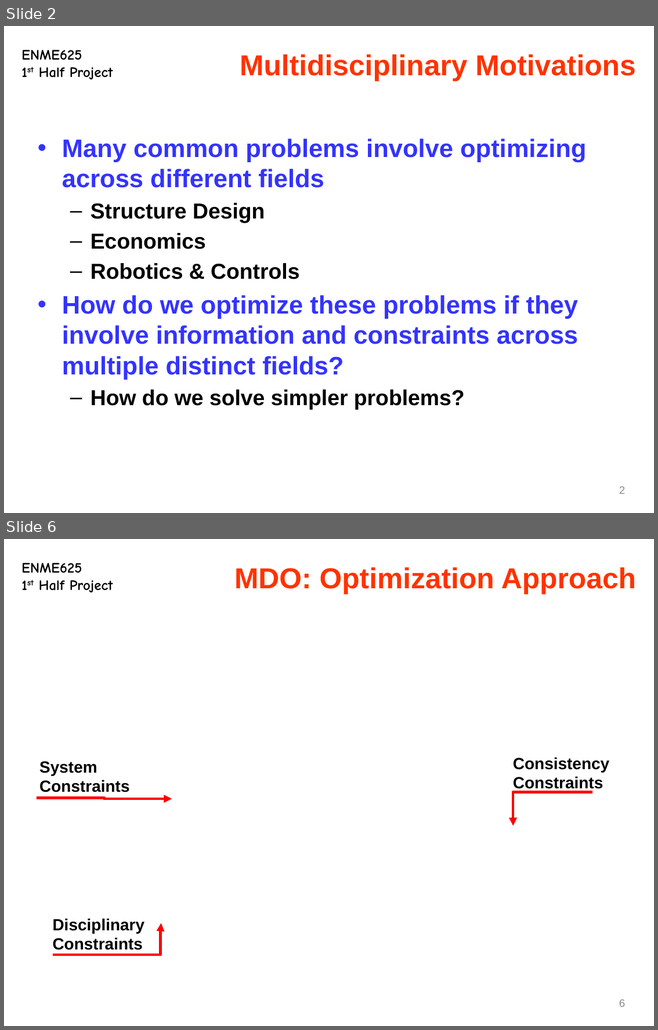
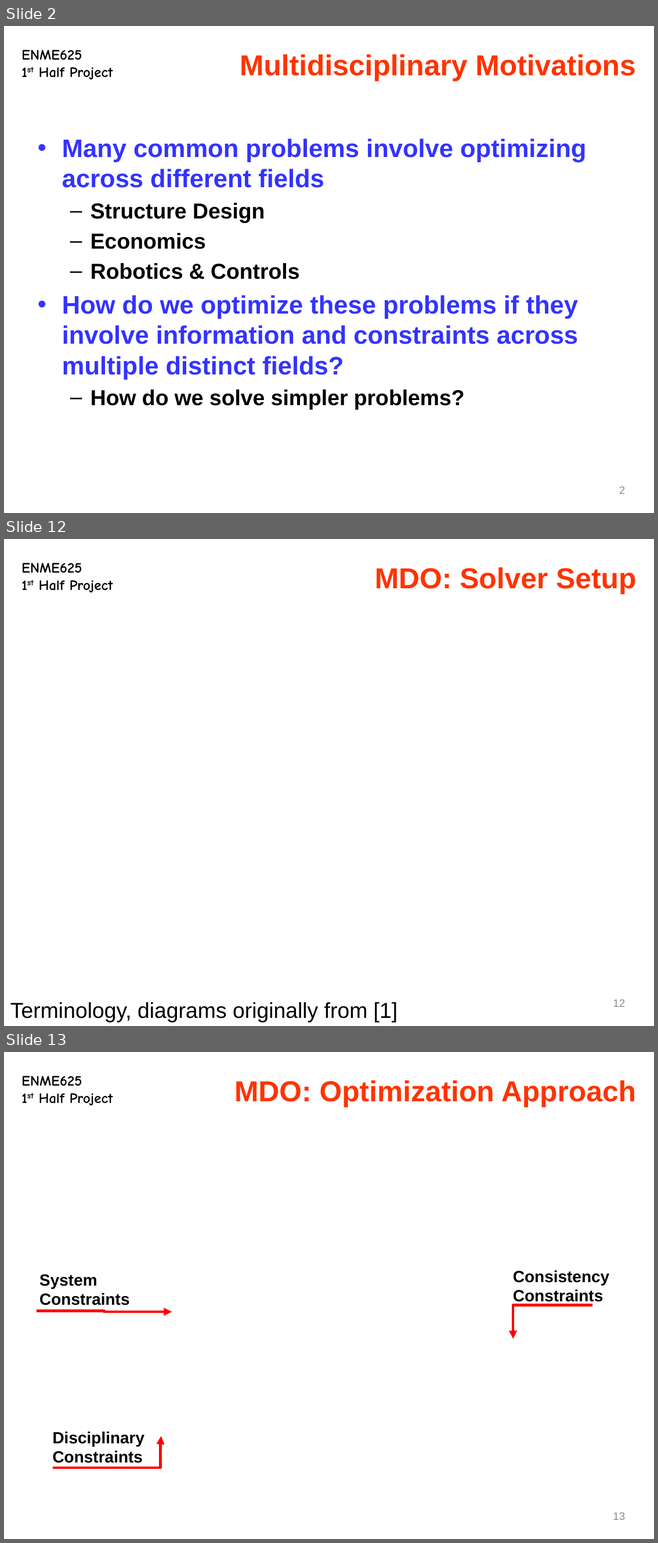
Before and after one commit to hqqen/eeby-deeby, a slide deck: class-work/optimization/project 1/slides.pptx. Shown one above the other, each under a label of ours: slides 2 and 6 before the commit, slides 2, 12 and 13 after it; the slides between them are not shown. The pictures are 658x1030 and 658x1543 pixels, drawn with LibreOffice and Linux fonts; fonts in the diff are those of the drawing; grey boxes stand for pictures. Boxes give left, top, right and bottom in pixels: in the first picture for what was removed or moved away, otherwise in the second. Text is boxed around its words. In the diff, an @@ line names an element or a change of style, - is before the commit and + after.

```diff
--- a/class-work/optimization/project 1/slides.pptx
+++ b/class-work/optimization/project 1/slides.pptx
@@ slide 12 added at [4, 539, 654, 1026], background #FFFFFF; not listed: 1 template element that a slide beside it also shows @@
@@ title added at [375, 567, 636, 594], 32 pt, text #FF3300, bold @@
+MDO: Solver Setup
@@ text added at [10, 1002, 397, 1022], 24 pt, text #000000 @@
+Terminology, diagrams originally from [1]
@@ page number added at [612, 1000, 625, 1007], 12 pt, text #8C8C8C @@
+12
@@ what was slide 6 is now slide 13 @@
@@ page number at [612, 1513, 625, 1520]: text changed @@
-6
+13
```
Also in this commit, not shown: 2 slides changed, 8 other slides added, 1 slide removed.
